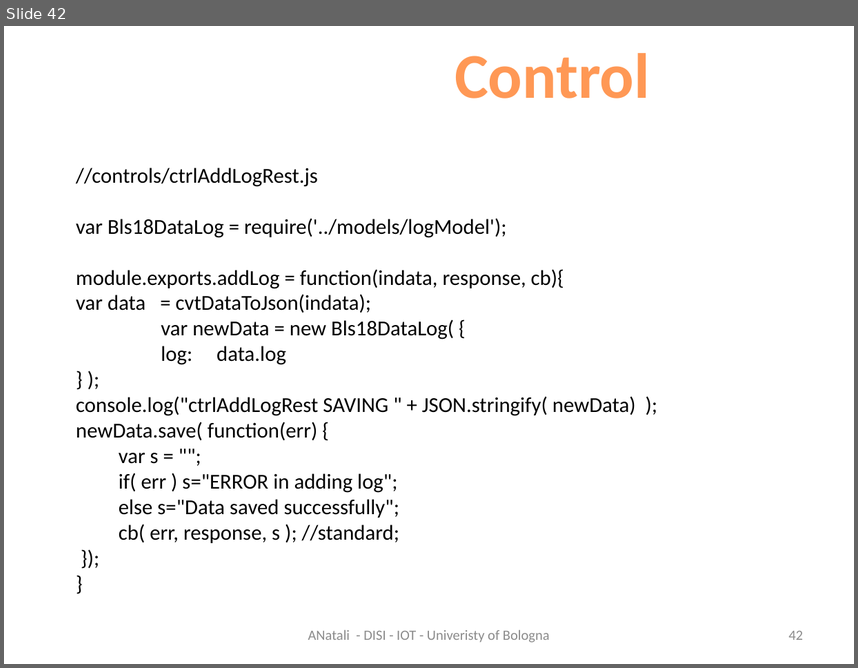
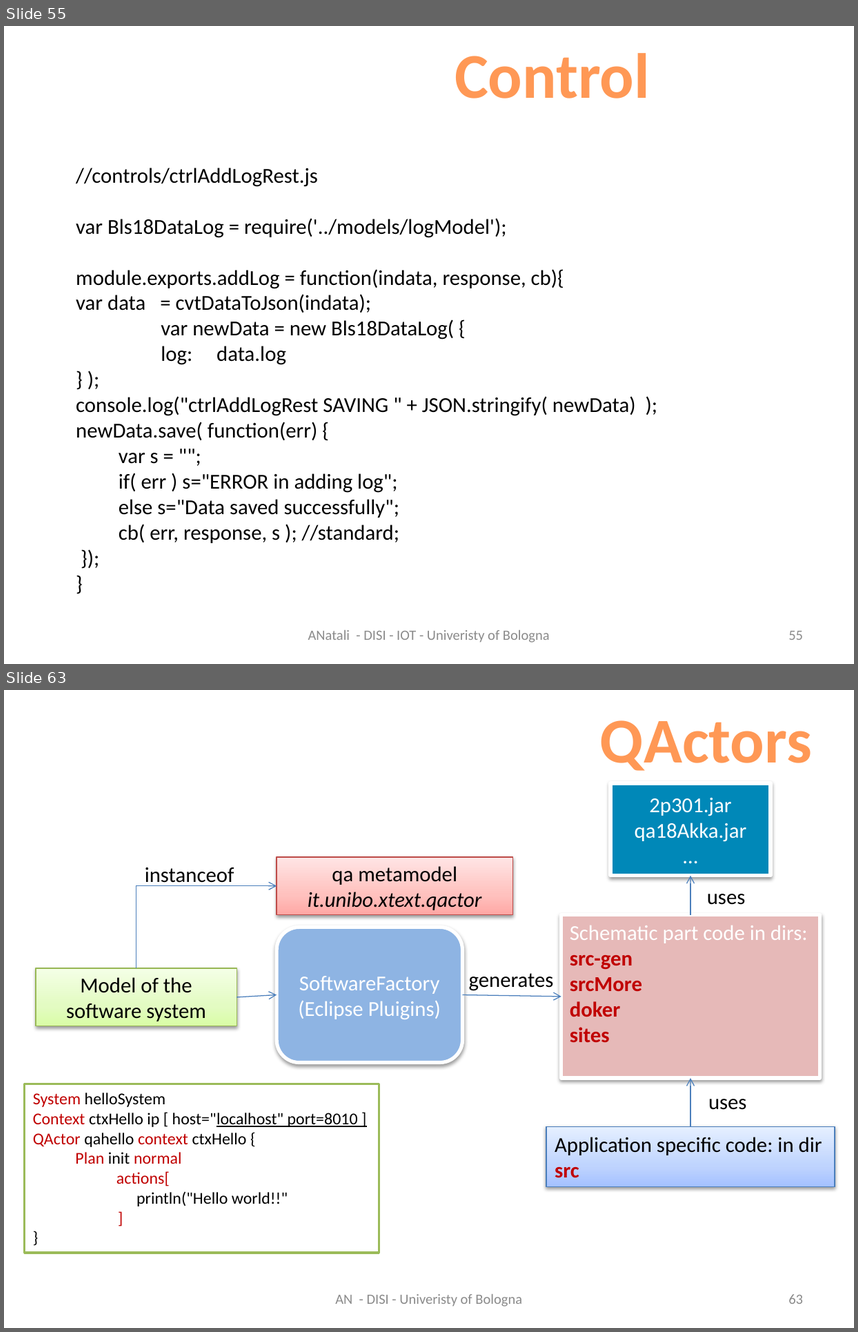
Before and after one commit to MatteoMendula/iss2018Lab, a slide deck: it.unibo.bls18/docs/BLS2018.pptx. Shown one above the other, each under a label of ours: slide 42 before the commit, slides 55 and 63 after it; the slides between them are not shown. The pictures are 858x668 and 858x1332 pixels, drawn with LibreOffice and Linux fonts; fonts in the diff are those of the drawing. Boxes give left, top, right and bottom in pixels: in the first picture for what was removed or moved away, otherwise in the second. Text is boxed around its words. In the diff, an @@ line names an element or a change of style, - is before the commit and + after.

```diff
--- a/it.unibo.bls18/docs/BLS2018.pptx
+++ b/it.unibo.bls18/docs/BLS2018.pptx
@@ slide 63 added at (x1=4, y1=690, x2=854, y2=1328), background #FFFFFF @@
@@ text added at (x1=600, y1=720, x2=812, y2=771), 54 pt, text gradient #9D4700 to #FF9856 to #FFF5F1, bold @@
+QActors
@@ rectangle added at (x1=610, y1=784, x2=770, y2=876), fill #0088B8, outline #FFFFFF 3 pt, 18 pt, text #FFFFFF @@
+2p301.jar
+qa18Akka.jar
+…
@@ text added at (x1=145, y1=867, x2=234, y2=886), 18 pt, text #000000 @@
+instanceof
@@ rectangle added at (x1=277, y1=856, x2=513, y2=914), fill gradient #FFA6A5 to #FFC0BF to #FFE7E7, outline #BF4C48 0.75 pt, 18 pt, text #000000, italic @@
+qa metamodel
+it.unibo.xtext.qactor
@@ arrow added from (691, 914) to (691, 876), #4B7EBC 0.75 pt @@
@@ elbow arrow added from (136, 968) to (277, 885), #4B7EBC 0.75 pt @@
@@ text added at (x1=707, y1=894, x2=746, y2=905), 18 pt, text #000000 @@
+uses
@@ rectangle added at (x1=562, y1=914, x2=820, y2=1078), fill #E6B9B8, outline #FFFFFF 3 pt, 18 pt, text #FFFFFF @@
+Schematic part code in dirs:
+src-gen
+srcMore
+doker
+sites
@@ rounded rectangle added at (x1=277, y1=927, x2=463, y2=1063), fill #8EB4E3, outline #FFFFFF 3 pt, 18 pt, text #FFFFFF @@
+SoftwareFactory
+(Eclipse Pluigins)
@@ rectangle added at (x1=36, y1=968, x2=236, y2=1026), fill gradient #DAFDA7 to #E4FCC2 to #F5FFE7, outline #98B955 0.75 pt, 18 pt, text #000000 @@
+Model of the
+software system
@@ text added at (x1=469, y1=973, x2=554, y2=993), 18 pt, text #000000 @@
+generates
@@ arrow added from (237, 997) to (277, 994), #4B7EBC 0.75 pt @@
@@ arrow added from (462, 994) to (562, 996), #4B7EBC 0.75 pt @@
@@ arrow added from (691, 1126) to (691, 1078), #4B7EBC 0.75 pt @@
@@ rectangle added at (x1=25, y1=1083, x2=379, y2=1253), fill #FFFFFF, outline #9BBB59 2 pt, 14 pt, text #000000 @@
+System helloSystem
+Context ctxHello ip [ host="localhost" port=8010 ]
+QActor qahello context ctxHello {
+  Plan init normal
+  actions[
+    println("Hello world!!"
+    ]
+}
@@ text added at (x1=708, y1=1098, x2=747, y2=1110), 18 pt, text #000000 @@
+uses
@@ rectangle added at (x1=546, y1=1126, x2=835, y2=1186), fill gradient #A4C4FF to #BFD4FF to #E6EEFF, outline #4B7EBC 0.75 pt, 18 pt, text #000000 @@
+Application specific code: in dir
+src
@@ text added at (x1=335, y1=1294, x2=522, y2=1306), 12 pt, text #8C8C8C @@
+AN - DISI - Univeristy of Bologna
@@ page number added at (x1=789, y1=1294, x2=803, y2=1303), 12 pt, text #8C8C8C @@
+63
@@ what was slide 42 is now slide 55 @@
@@ page number at (x1=789, y1=630, x2=803, y2=639): text changed @@
-42
+55
```
Also in this commit, not shown: 4 slides changed, 30 other slides added, 5 other files.
